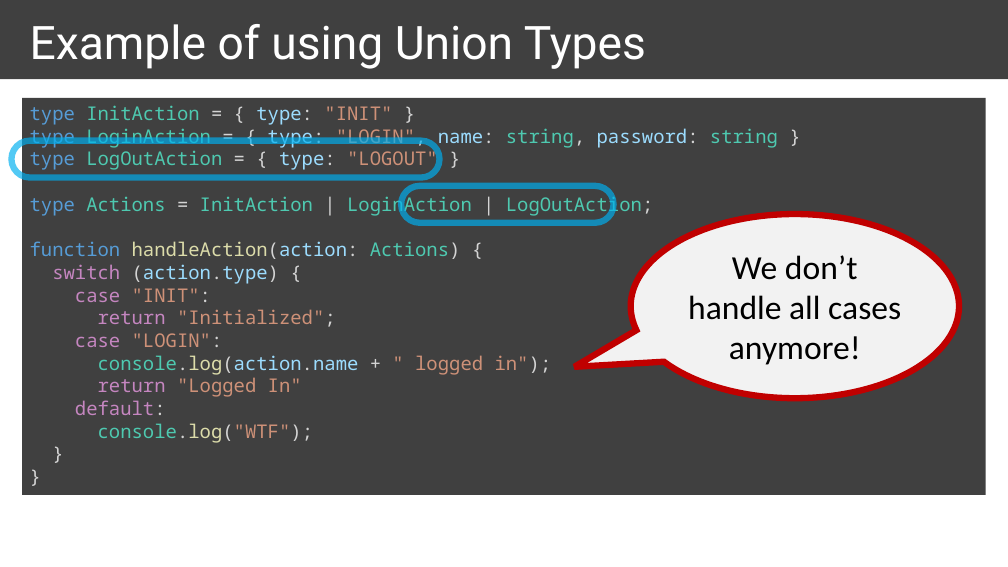
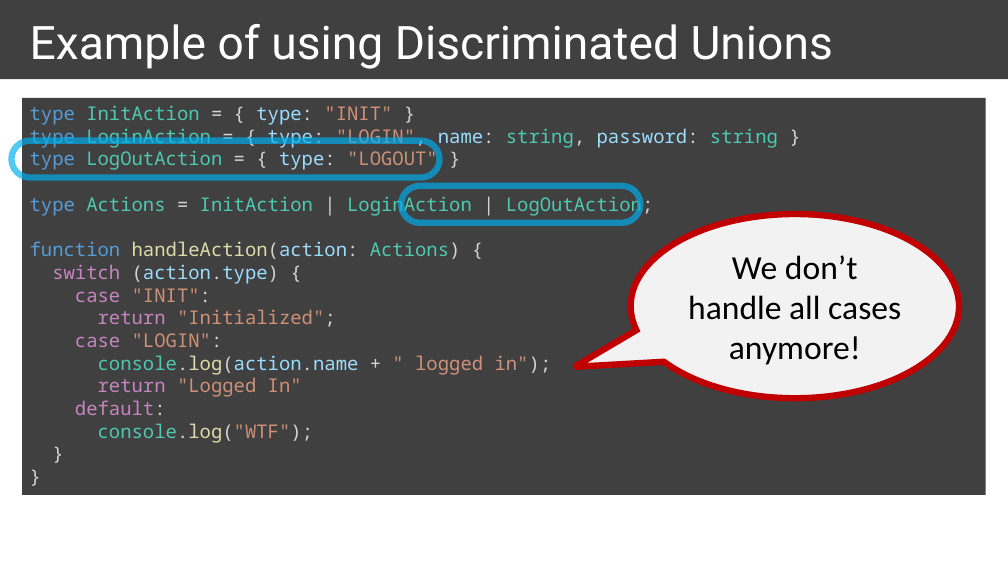
Before and after one commit to ymekesser/a-type-of-magic-presentation, a slide deck: slide 31 of a-type-of-magic.pptx (slide 21 before the commit). Drawn at 1008x567 pixels with LibreOffice and Linux fonts; fonts in the diff are those of the drawing. Boxes give left, top, right and bottom in pixels: in the first picture for what was removed or moved away, otherwise in the second. Text is boxed around its words. In the diff, an @@ line names an element or a change of style, - is before the commit and + after.

Commit message:
Introduced a new chapter 'discriminated unions' and moved the action handler example in there

```diff
--- a/a-type-of-magic.pptx
+++ b/a-type-of-magic.pptx
@@ title at bbox=[30, 24, 833, 69]: text changed @@
-Example of using Union Types
+Example of using Discriminated Unions
@@ rounded rectangle: place and size @@
-rounded rectangle at bbox=[402, 186, 614, 223]
+rounded rectangle at bbox=[402, 186, 641, 223]
```
Also in this commit, not shown: 10 other slides changed, 22 slides added, 7 other files.
